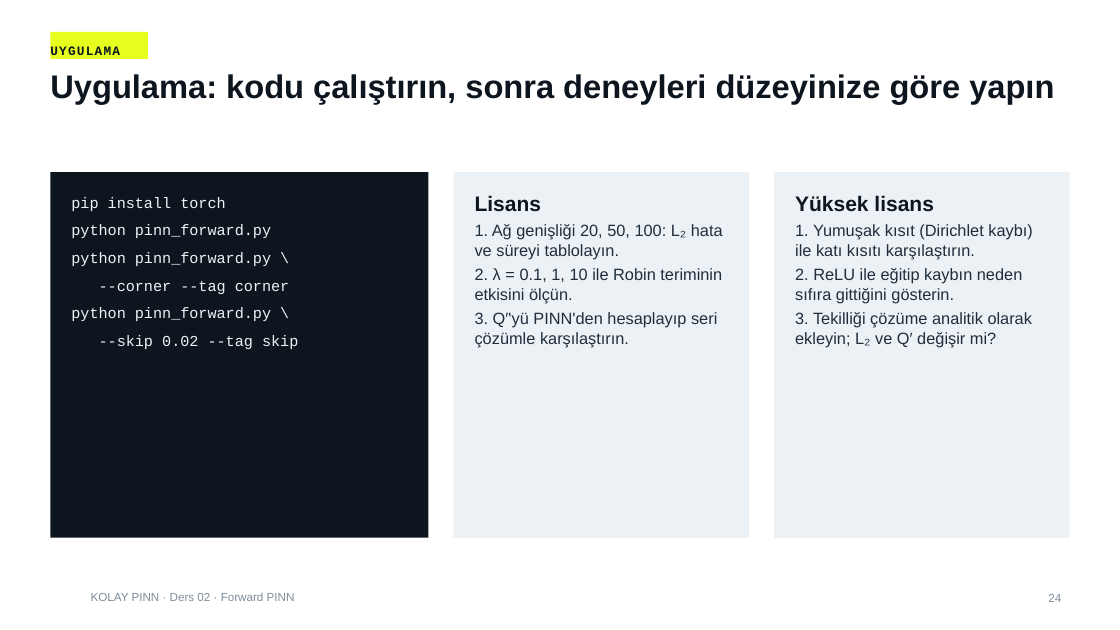
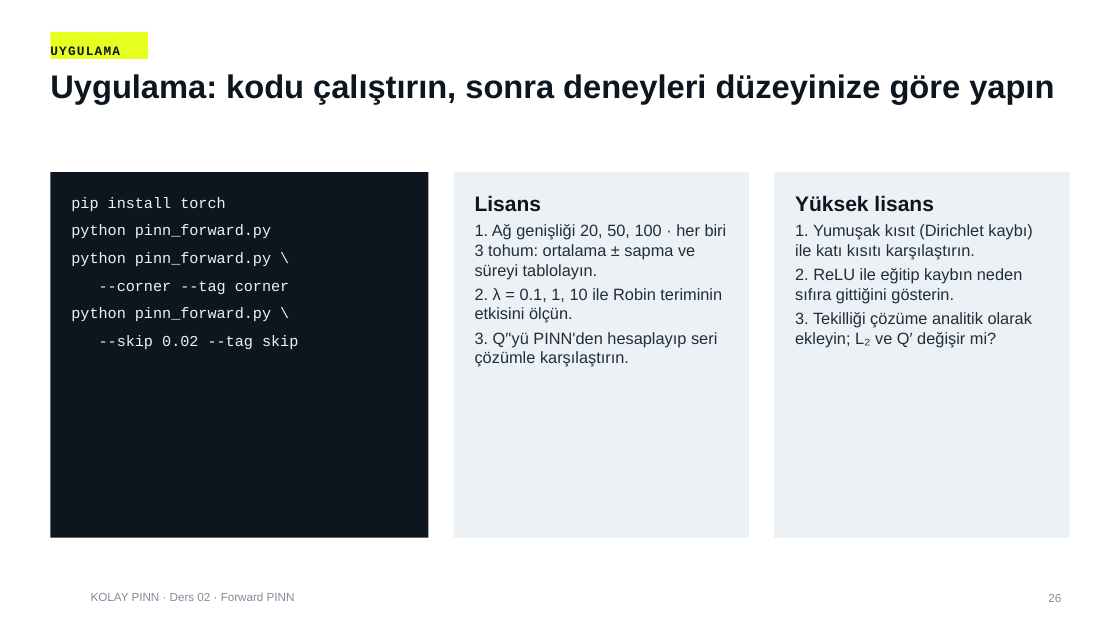
Before and after one commit to mikbalarikan/Kolay-pinn, a slide deck: slide 26 of cases/01-2d-heat-conduction/lecture/ders02/ders02_forward_pinn.pptx (slide 24 before the commit). Drawn at 1120x630 pixels with LibreOffice and Linux fonts; fonts in the diff are those of the drawing; background and template pictures are left out. Boxes give left, top, right and bottom in pixels: in the first picture for what was removed or moved away, otherwise in the second. Text is boxed around its words. In the diff, an @@ line names an element or a change of style, - is before the commit and + after.

```diff
--- a/cases/01-2d-heat-conduction/lecture/ders02/ders02_forward_pinn.pptx
+++ b/cases/01-2d-heat-conduction/lecture/ders02/ders02_forward_pinn.pptx
@@ text at [475,224,727,279]: text changed @@
-1. Ağ genişliği 20, 50, 100: L₂ hata ve süreyi tablolayın.
+1. Ağ genişliği 20, 50, 100 · her biri 3 tohum: ortalama ± sapma ve süreyi tablolayın.
@@ page number at [1048,594,1061,602]: text changed @@
-24
+26
```
Also in this commit, not shown: 2 other slides changed, 2 slides added, 50 other files.
